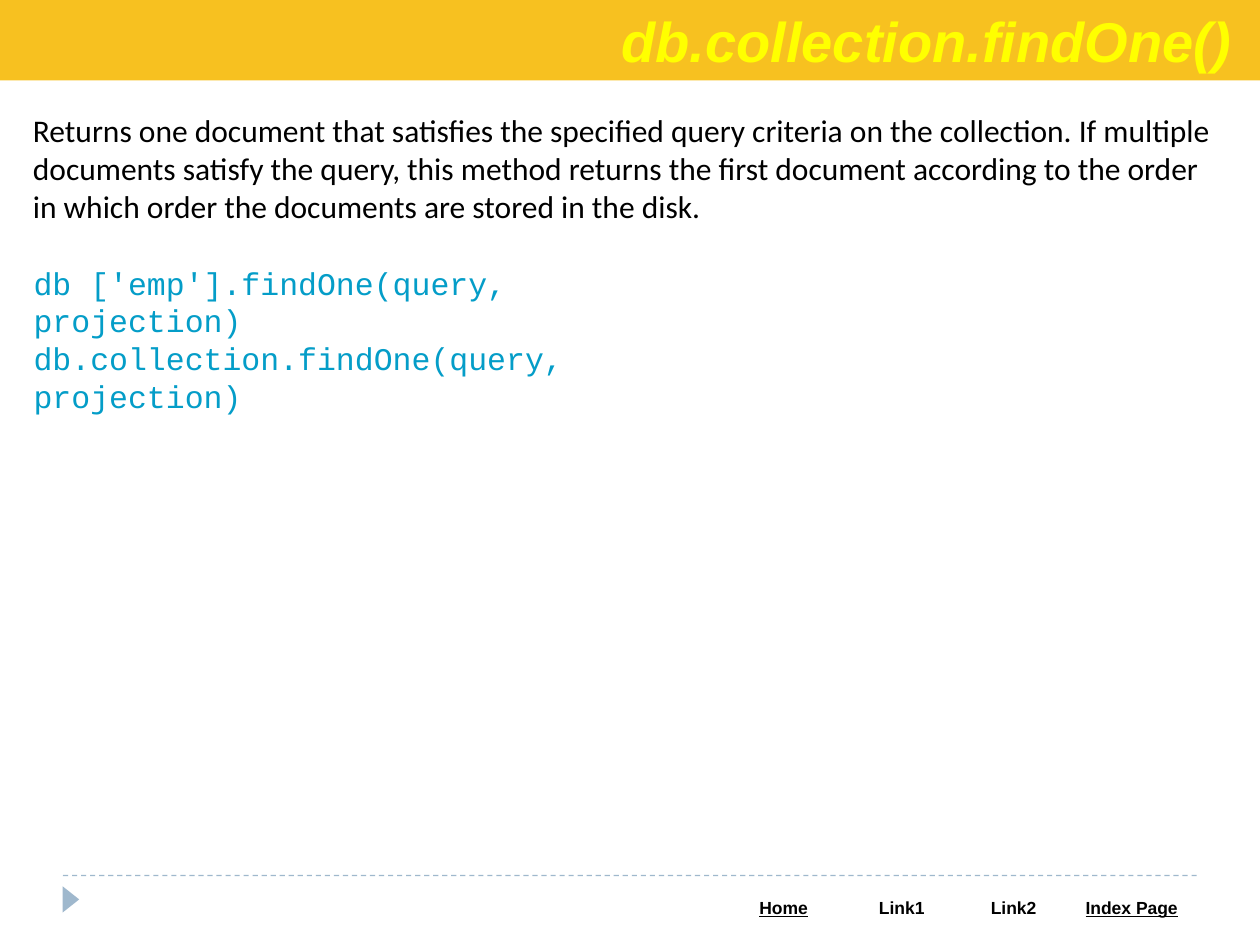
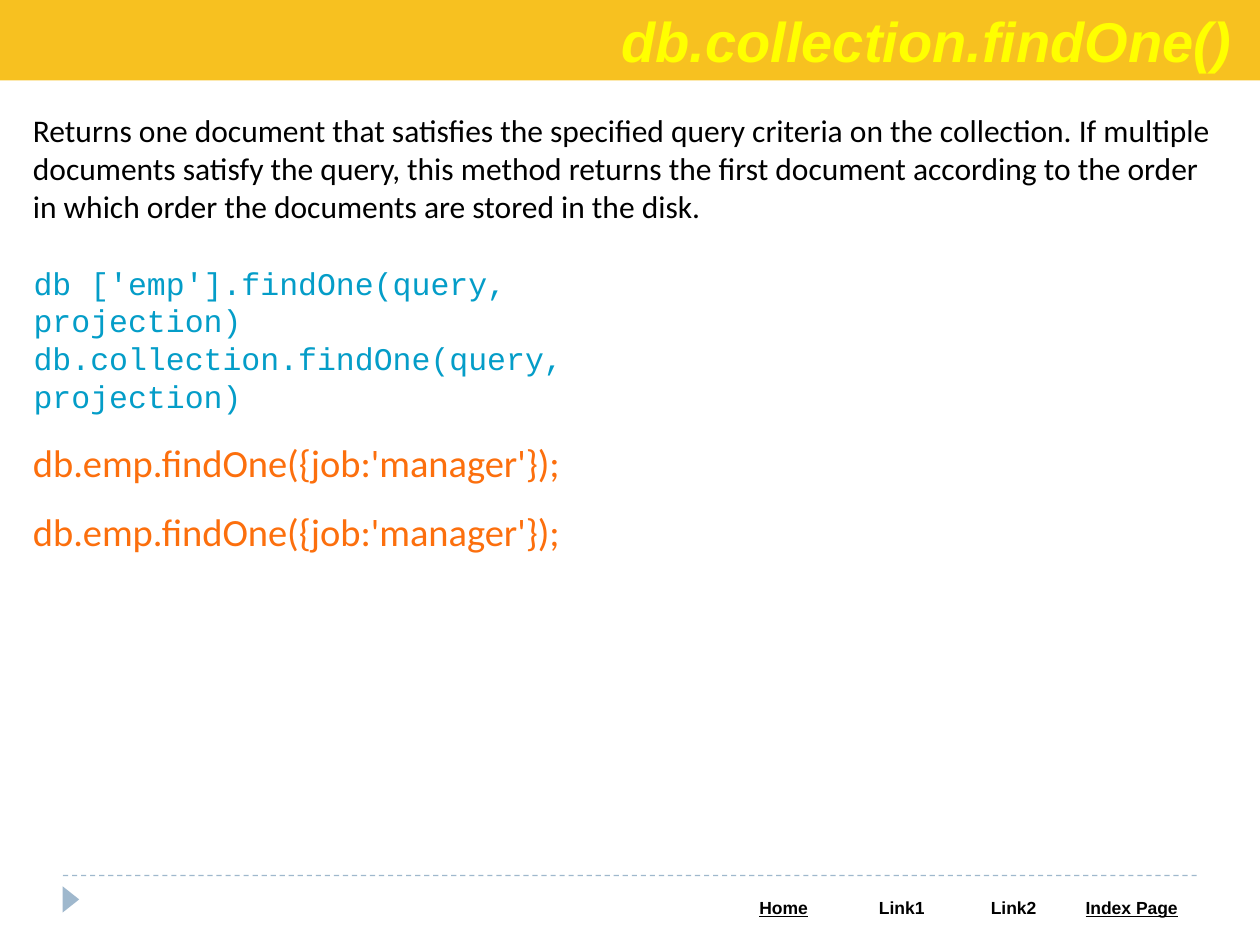
Before and after one commit to Saleel-Bagde/PPT-s, a slide deck: slide 36 of MongoDB.pptx (slide 35 before the commit). Drawn at 1260x945 pixels with LibreOffice and Linux fonts; fonts in the diff are those of the drawing. Boxes give left, top, right and bottom in pixels: in the first picture for what was removed or moved away, otherwise in the second. Text is boxed around its words. In the diff, an @@ line names an element or a change of style, - is before the commit and + after.

```diff
--- a/MongoDB.pptx
+++ b/MongoDB.pptx
@@ text added at (x1=33, y1=449, x2=560, y2=553), 22 pt, text #FC6F0D @@
+db.emp.findOne({job:'manager'});
+db.emp.findOne({job:'manager'});
```
Also in this commit, not shown: 1 slide added.
